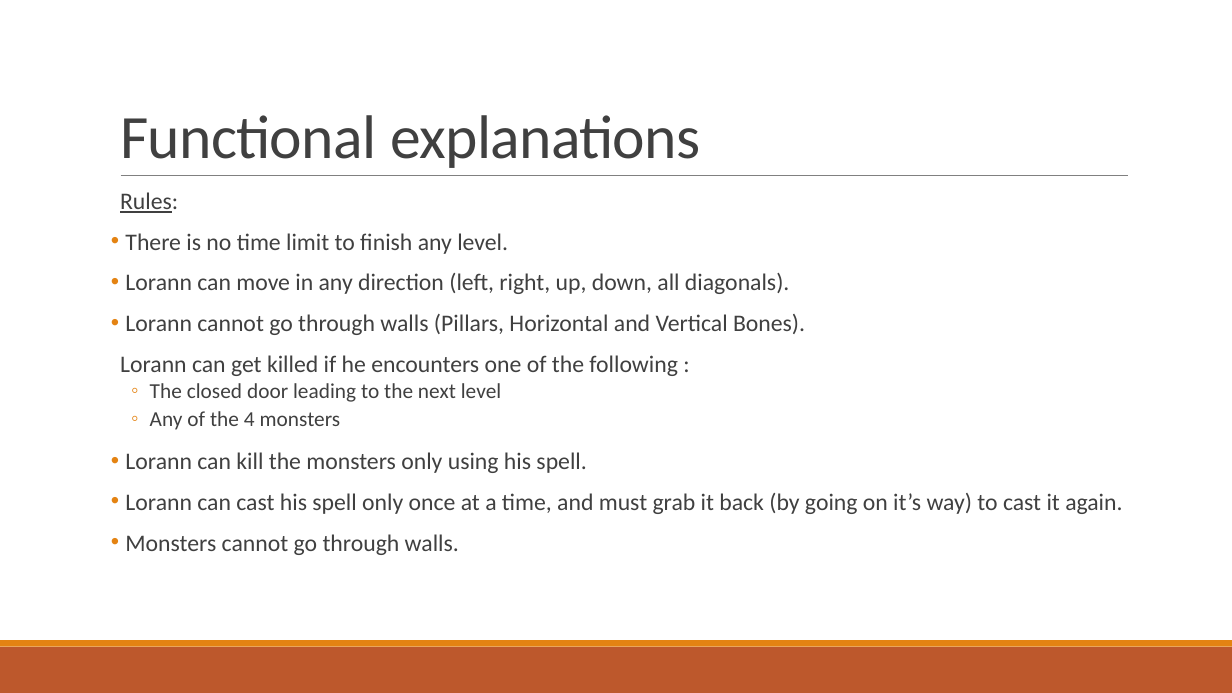
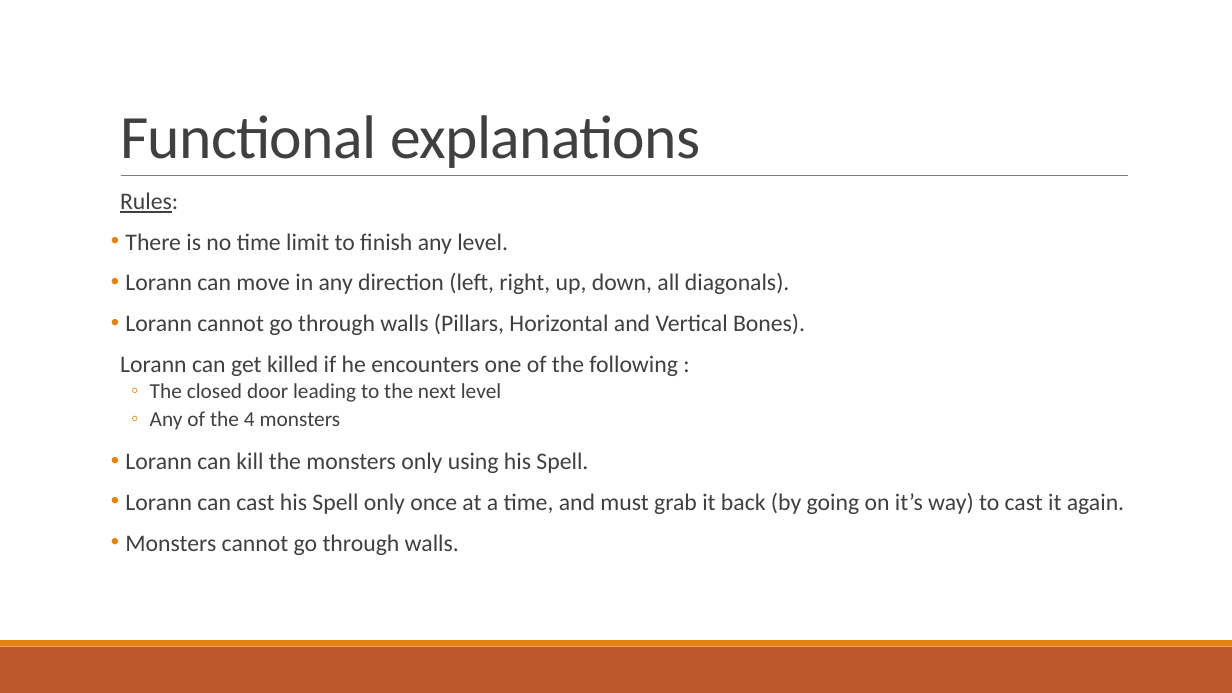
Before and after one commit to Studisys/Lorann-Java-Project----Exia-CESI-A1, a slide deck: slide 8 of Deliverables/Lorann - PowerPoint.pptx. Drawn at 1232x693 pixels with LibreOffice and Linux fonts; fonts in the diff are those of the drawing. Boxes give left, top, right and bottom in pixels: in the first picture for what was removed or moved away, otherwise in the second. Text is boxed around its words. In the diff, an @@ line names an element or a change of style, - is before the commit and + after.

Commit message:
modif pptx 5

```diff
--- a/Deliverables/Lorann - PowerPoint.pptx
+++ b/Deliverables/Lorann - PowerPoint.pptx
@@ text at [125, 452, 1124, 514]: text changed @@
-• Lorann can kill the monsters only using his spell.
-• Lorann can cast his spell only once at a time, and must grab it back (by going on it’s way) to cast it again.
+• Lorann can kill the monsters only using his Spell.
+• Lorann can cast his Spell only once at a time, and must grab it back (by going on it’s way) to cast it again.
```
